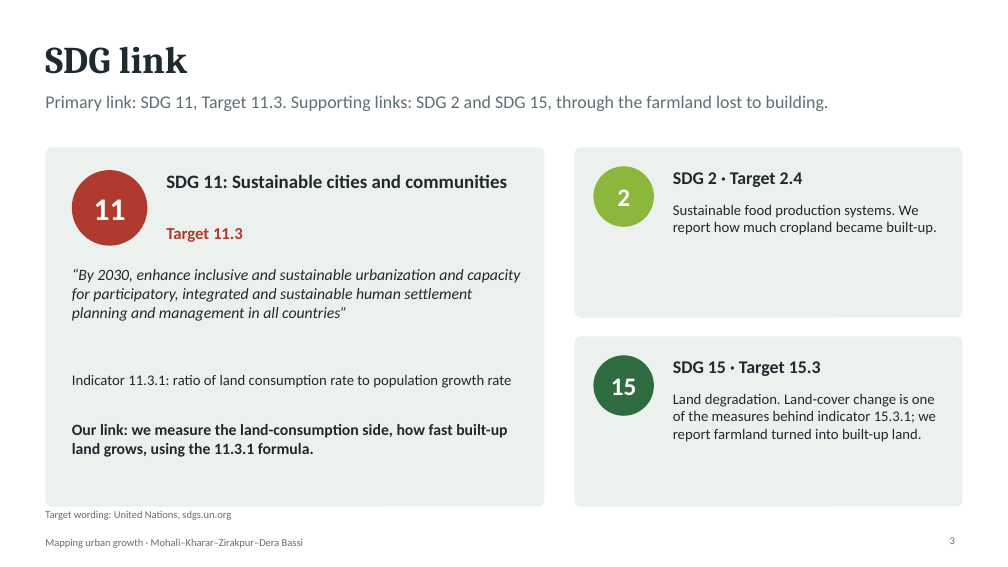
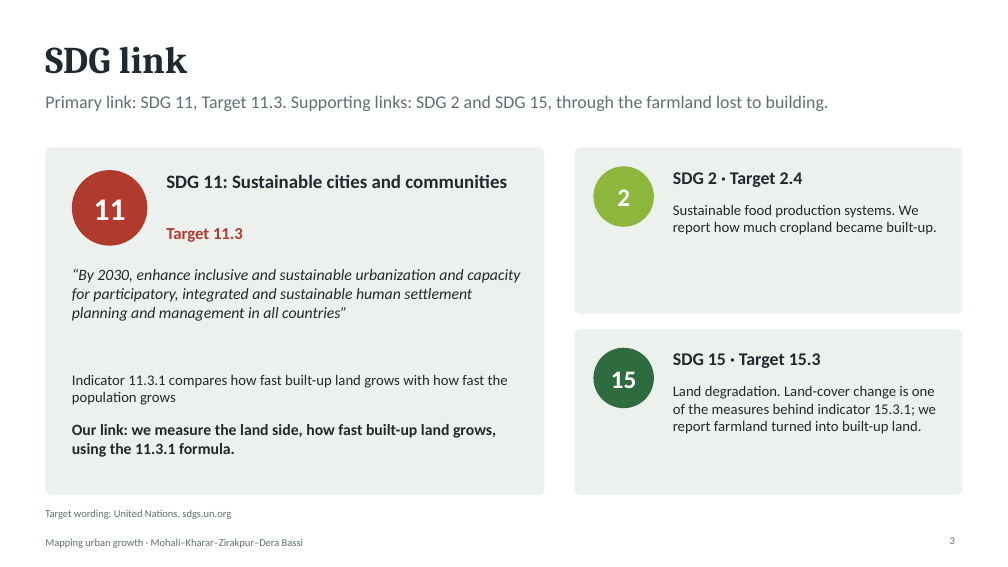
Before and after one commit to SharmaAbhimanyueco/Supriyaaanya, a slide deck: slide 3 of slides/Urban_Growth_Mohali_slides.pptx. Drawn at 1008x567 pixels with LibreOffice and Linux fonts; fonts in the diff are those of the drawing. Boxes give left, top, right and bottom in pixels: in the first picture for what was removed or moved away, otherwise in the second. Text is boxed around its words. In the diff, an @@ line names an element or a change of style, - is before the commit and + after.

```diff
--- a/slides/Urban_Growth_Mohali_slides.pptx
+++ b/slides/Urban_Growth_Mohali_slides.pptx
@@ rounded rectangle: place and size @@
-rounded rectangle at [45,147,544,507]
+rounded rectangle at [45,147,544,495]
@@ rounded rectangle: place and size @@
-rounded rectangle at [575,147,963,318]
+rounded rectangle at [575,147,963,314]
@@ rounded rectangle: place and size @@
-rounded rectangle at [575,337,963,507]
+rounded rectangle at [575,329,963,495]
@@ 3 texts, 1 ellipse: place and size @@
-3 texts, 1 ellipse at [594,355,936,442]
+3 texts, 1 ellipse at [594,348,936,434]
@@ text at [72,374,508,405]: text changed @@
-Indicator 11.3.1: ratio of land consumption rate to population growth rate
+Indicator 11.3.1 compares how fast built-up land grows with how fast the population grows
@@ text at [72,424,496,457]: text changed @@
-Our link: we measure the land-consumption side, how fast built-up land grows, using the 11.3.1 formula.
+Our link: we measure the land side, how fast built-up land grows, using the 11.3.1 formula.
```
Also in this commit, not shown: 13 other slides changed, 8 slides added, 1 slide removed, 37 other files.
